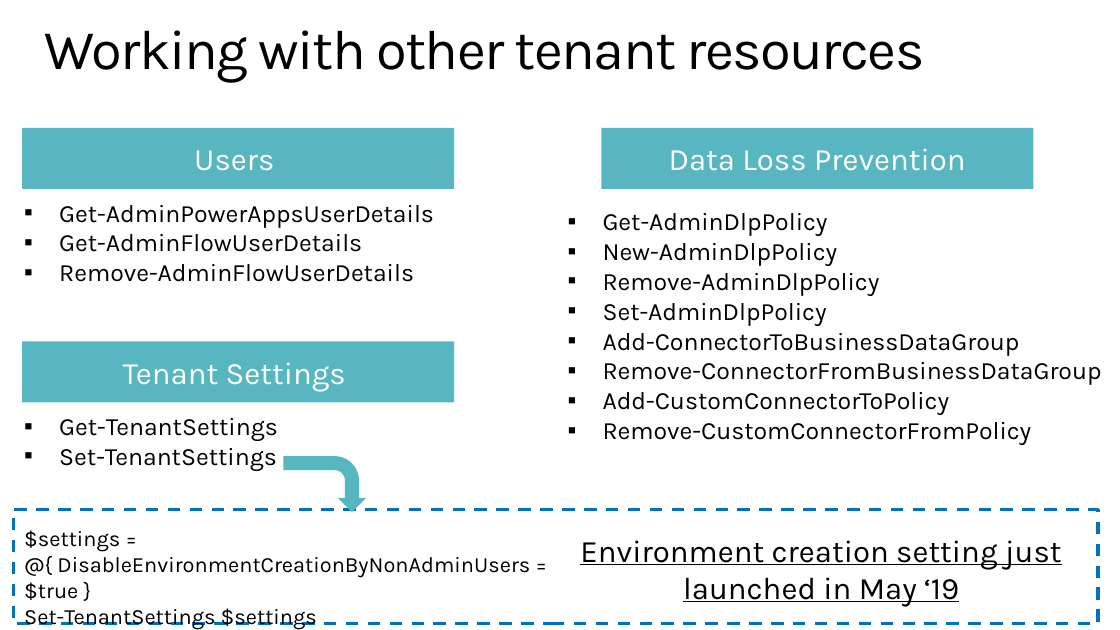
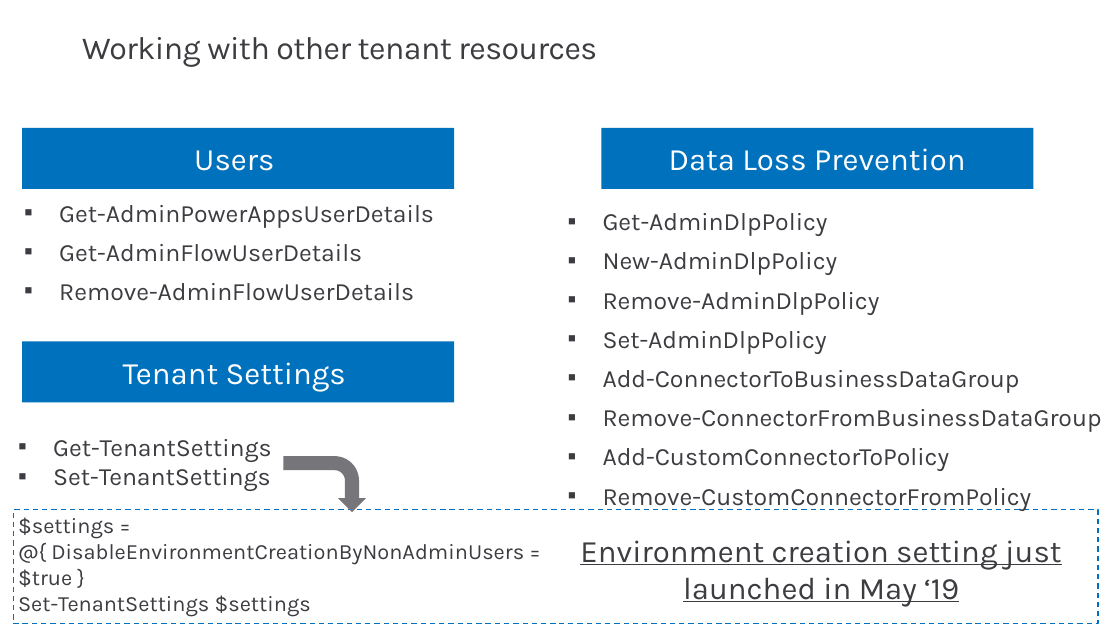
Before and after one commit to microsoft/powerapps-tools, a slide deck: slide 11 of Administration/AdminInADay/PPTs/03 Automation.pptx. Drawn at 1120x630 pixels with LibreOffice and Linux fonts; fonts in the diff are those of the drawing. Boxes give left, top, right and bottom in pixels: in the first picture for what was removed or moved away, otherwise in the second. Text is boxed around its words. In the diff, an @@ line names an element or a change of style, - is before the commit and + after.

Commit message:
Admin in a day updates to reflect new features and UI

```diff
--- a/Administration/AdminInADay/PPTs/03 Automation.pptx
+++ b/Administration/AdminInADay/PPTs/03 Automation.pptx
@@ title "Working with other tenant resources": place and size @@
-title "Working with other tenant resources" at [45,30,925,83]
+title "Working with other tenant resources" at [82,37,597,67]
@@ title "Working with other tenant resources" at [82,37,597,67]: size 36 to 20.6 pt, text colour #000000 to #3C3C41, letter spacing -1 to -0.4 pt @@
@@ text colour #000000 to #3C3C41; more space between paragraphs in 3 elements at [59,205,434,301], [18,439,524,617], [603,213,1102,510] @@
@@ fill #58B6C0 to #0071BC in 3 elements at [22,128,455,189], [601,128,1034,189], [22,342,455,403] @@
@@ text "Get-TenantSettings": place and size @@
-text "Get-TenantSettings" at [24,418,530,630]
+text "Get-TenantSettings" at [18,439,524,617]
@@ bent arrow at [283,456,366,512]: fill #58B6C0 to #75757A @@
@@ rectangle at [13,510,1099,624]: outline #0070C0 2 pt dashed to #0070C0 0.85 pt dashed @@
@@ text "Environment creation setting just launched ..." at [580,540,1062,607]: text colour #000000 to #3C3C41 @@
```
Also in this commit, not shown: 22 other slides changed, 2 slides added, 2 slides removed, 12 other files.
